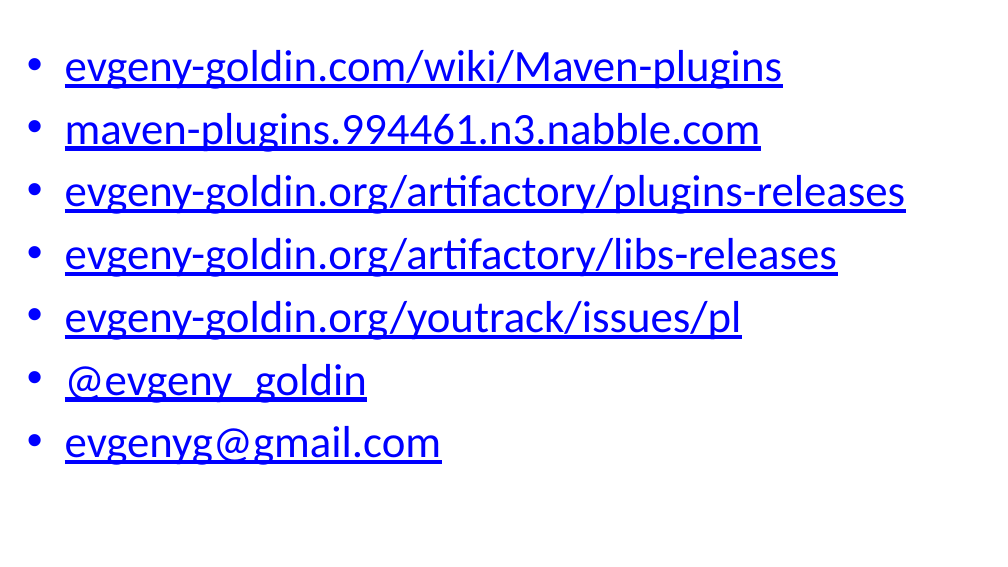
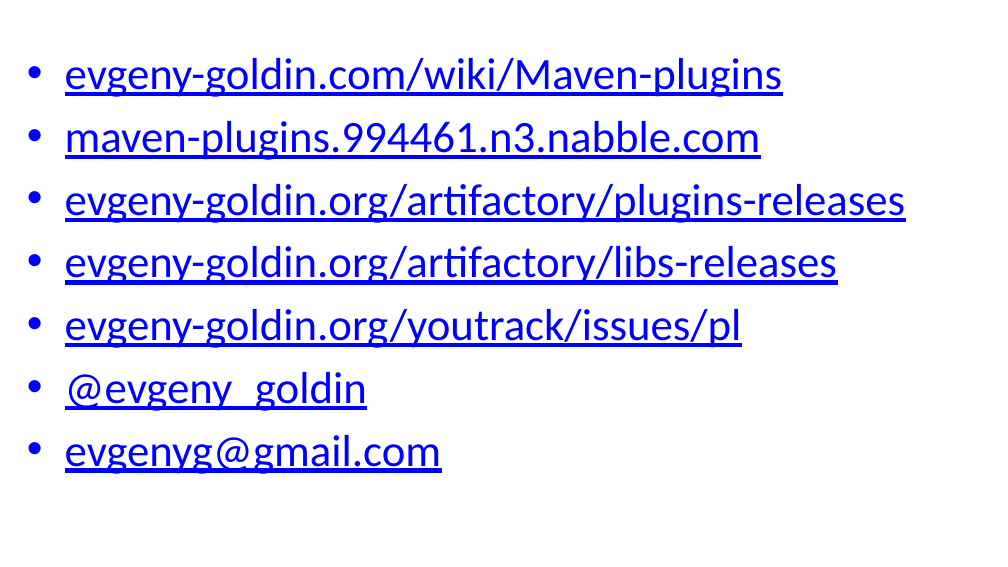
Before and after one commit to evgeny-goldin/maven-plugins, a slide deck: slide 88 of maven-plugins.pptx. Drawn at 1008x567 pixels with LibreOffice and Linux fonts; fonts in the diff are those of the drawing; background and template pictures are left out. Boxes give left, top, right and bottom in pixels: in the first picture for what was removed or moved away, otherwise in the second. Text is boxed around its words. In the diff, an @@ line names an element or a change of style, - is before the commit and + after.

```diff
--- a/maven-plugins.pptx
+++ b/maven-plugins.pptx
@@ text "evgeny-goldin.com/wiki/Maven-plugins" moved from (x1=65, y1=50, x2=905, y2=465) to (x1=65, y1=58, x2=905, y2=474) @@
```
Also in this commit, not shown: 28 other slides changed.
